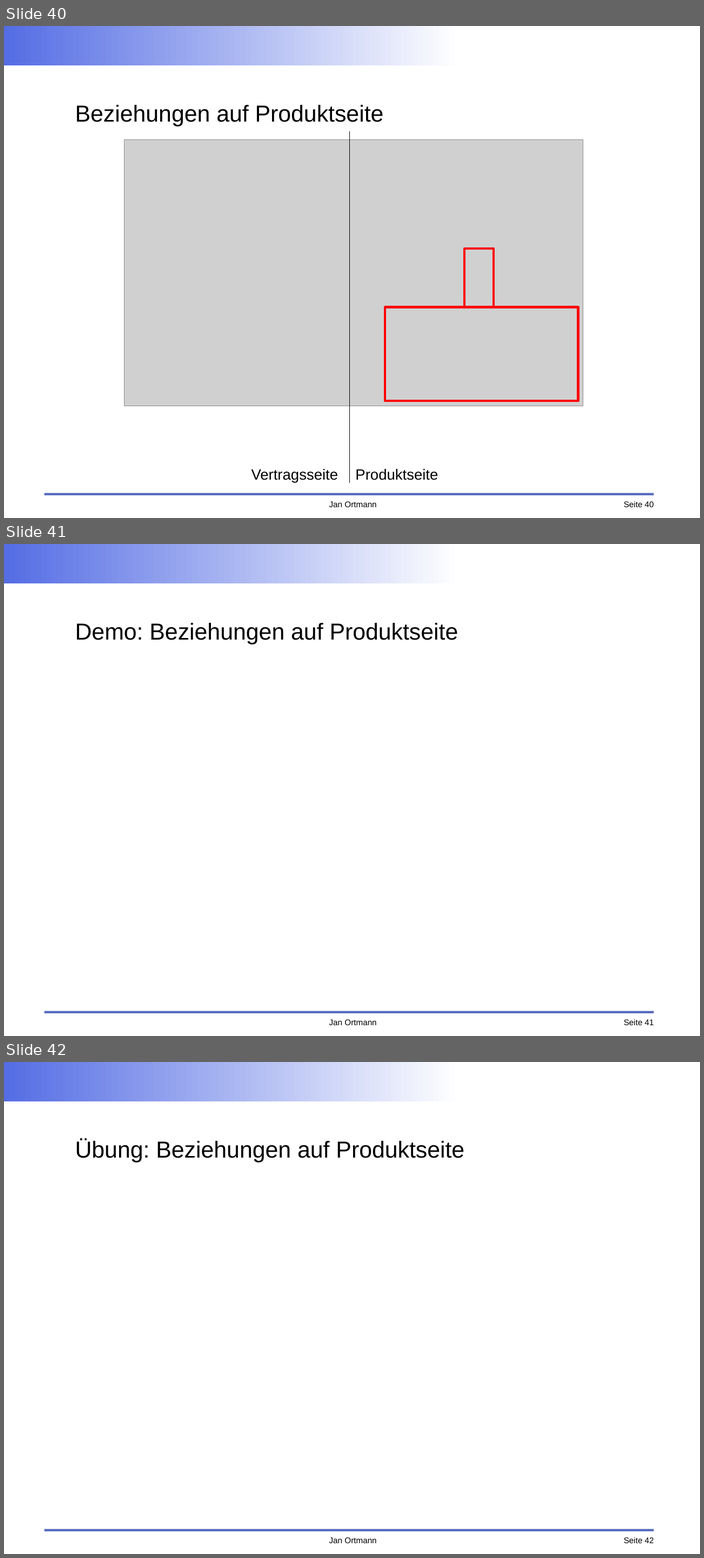
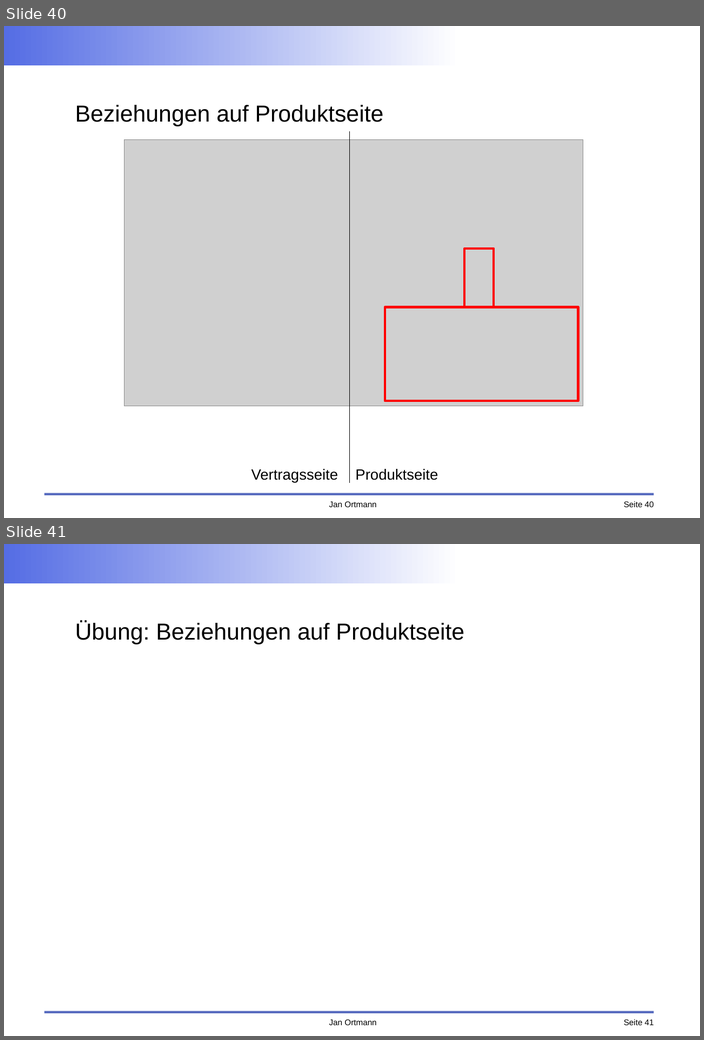
Before and after one commit to faktorips/faktorips.base, a slide deck: org.faktorips.doc/schulung/anwendungsentwicklung/FaktorIPS-Schulung.odp. Shown one above the other, each under a label of ours: slides 40, 41 and 42 before the commit, slides 40 and 41 after it. The pictures are 704x1558 and 704x1040 pixels, drawn with LibreOffice and Linux fonts; fonts in the diff are those of the drawing; grey boxes stand for pictures; background and template pictures are left out. Boxes give left, top, right and bottom in pixels: in the first picture for what was removed or moved away, otherwise in the second. Text is boxed around its words. In the diff, an @@ line names an element or a change of style, - is before the commit and + after.

```diff
--- a/org.faktorips.doc/schulung/anwendungsentwicklung/FaktorIPS-Schulung.odp
+++ b/org.faktorips.doc/schulung/anwendungsentwicklung/FaktorIPS-Schulung.odp
@@ slide 41 removed at (4,544,700,1036), background #FFFFFF; not listed: 4 template elements that a slide beside it also shows @@
@@ title removed at (75,623,458,644) @@
-Demo: Beziehungen auf Produktseite
@@ what was slide 42 is now slide 41 @@
@@ page number at (623,1019,654,1025): text changed @@
-Seite 42
+Seite 41
```
Also in this commit, not shown: 14 slides changed, 11 slides added, 11 other files.
